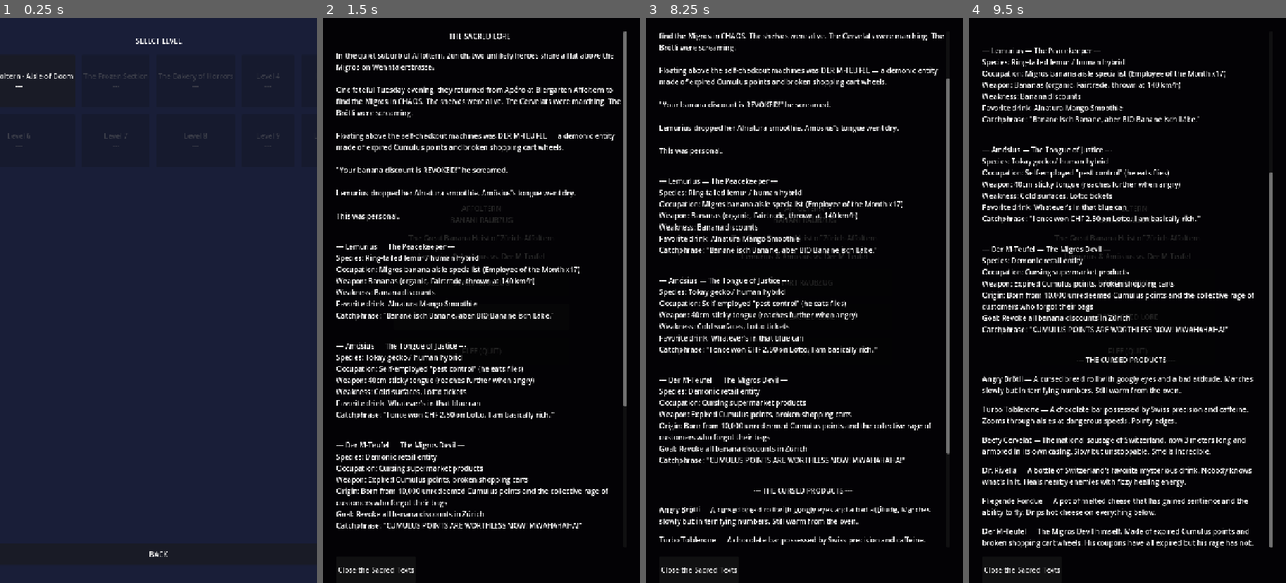
Above: before the commit, frames 1-4 (left to right).
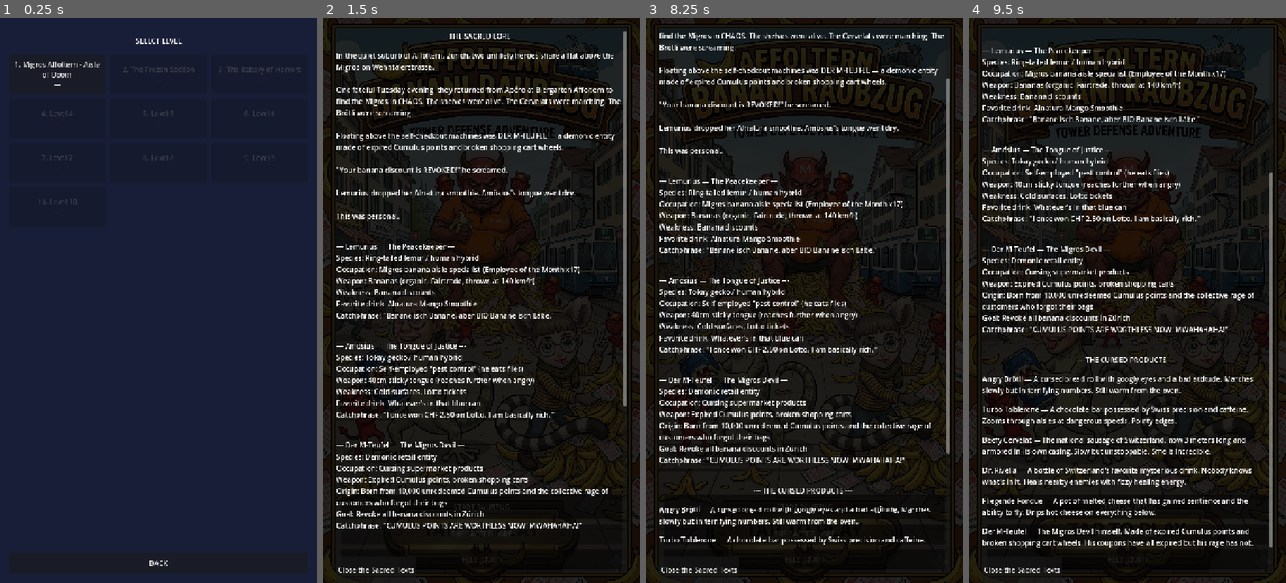
Above: after the commit, the same moments.

Repository: jgschobel/Tower-Defense-Game
Game: Godot game, scene res://scenes/ui/level_select.tscn
Same seed, same stepped clock (60 frames per second), same inputs: the game is played once before the commit and once after it. This scene is started directly instead of the project's main scene.
Inputs (mouse positions are in pixels of both pictures, inside the frame that each line leads up to):
- Up to frame 1 (0.25 s): no input
- Up to frame 2 (1.5 s): click "BACK" at 0.5 s; click "THE SACRED LORE" at 1.25 s
- Up to frame 3 (8.25 s): click "START RAUBZUG" at 2 s; click "START RAUBZUG" at 2.75 s; click "THE SACRED LORE" at 3.5 s; click "START RAUBZUG" at 4.25 s; click "THE SACRED LORE" at 5 s; tap Enter at 5.75, 7.25 s; move the mouse to (874, 272) at 5.77 s; click (874, 272) at 5.92 s; tap Space at 6.5, 8 s; drag from (741, 328) to (788, 413) at 6.52 s; move the mouse to (836, 176) at 7.27 s; click (836, 176) at 7.42 s; drag from (788, 413) to (709, 215) at 8.02 s
- Up to frame 4 (9.5 s): tap Enter at 8.75 s; move the mouse to (1222, 385) at 8.77 s; click (1222, 385) at 8.92 s

The runs differ from the first frame. In frame 1, 0.8% of the frame differs, in the area x 0-100%, y 7-97%; in frame 2, 35%; in frame 3, 35%, in the area x 0-100%, y 0-100%; in frame 4, 35%.

Commit message:
Start screen image, bigger enemies, fixed level select layout
- Main menu now shows the Affoltern Banani Raubzug artwork as background
- Buttons overlaid at bottom of the start screen
- Level select: 3 columns instead of 5, buttons expand to fill width
- Level names show with number prefix and text wrapping
- All enemies 2x bigger (scale_factor doubled)
- Hitbox radius increased to 30 for bigger enemies
- Health bar wider and higher above the food shapes
- Enemy name labels have black outline for readability

Co-Authored-By: Claude Opus 4.6 (1M context) <noreply@anthropic.com>

Diff:
--- a/resources/enemy_data/basic.tres
+++ b/resources/enemy_data/basic.tres
@@ -12,6 +12,6 @@
 armor = 0.0
 gold_reward = 10
 base_color = Color(0.85, 0.7, 0.45, 1)
-scale_factor = 1.0
+scale_factor = 2.0
 is_flying = false
 heals_nearby = false
--- a/resources/enemy_data/boss.tres
+++ b/resources/enemy_data/boss.tres
@@ -12,7 +12,7 @@
 armor = 10.0
 gold_reward = 200
 base_color = Color(0.9, 0.3, 0.0, 1)
-scale_factor = 2.0
+scale_factor = 3.0
 is_flying = false
 heals_nearby = false
 spawns_on_death = "basic"
--- a/resources/enemy_data/fast.tres
+++ b/resources/enemy_data/fast.tres
@@ -12,6 +12,6 @@
 armor = 0.0
 gold_reward = 15
 base_color = Color(0.55, 0.3, 0.15, 1)
-scale_factor = 0.8
+scale_factor = 1.8
 is_flying = false
 heals_nearby = false
--- a/resources/enemy_data/flying.tres
+++ b/resources/enemy_data/flying.tres
@@ -12,6 +12,6 @@
 armor = 0.0
 gold_reward = 20
 base_color = Color(1.0, 0.85, 0.3, 1)
-scale_factor = 0.9
+scale_factor = 2.0
 is_flying = true
 heals_nearby = false
--- a/resources/enemy_data/healer.tres
+++ b/resources/enemy_data/healer.tres
@@ -12,7 +12,7 @@
 armor = 0.0
 gold_reward = 25
 base_color = Color(0.9, 0.2, 0.2, 1)
-scale_factor = 1.0
+scale_factor = 2.0
 is_flying = false
 heals_nearby = true
 heal_amount = 8.0
--- a/resources/enemy_data/tank.tres
+++ b/resources/enemy_data/tank.tres
@@ -12,6 +12,6 @@
 armor = 5.0
 gold_reward = 30
 base_color = Color(0.75, 0.5, 0.4, 1)
-scale_factor = 1.5
+scale_factor = 2.5
 is_flying = false
 heals_nearby = false
--- a/scenes/enemies/base_enemy.tscn
+++ b/scenes/enemies/base_enemy.tscn
@@ -4,7 +4,7 @@
 [ext_resource type="Texture2D" path="res://icon.svg" id="2"]
 
 [sub_resource type="CircleShape2D" id="hitbox_shape"]
-radius = 18.0
+radius = 30.0
 
 [node name="BaseEnemy" type="PathFollow2D"]
 script = ExtResource("1")
@@ -16,10 +16,10 @@
 scale = Vector2(0.4, 0.4)
 
 [node name="HealthBar" type="ProgressBar" parent="."]
-offset_left = -20.0
-offset_top = -35.0
-offset_right = 20.0
-offset_bottom = -27.0
+offset_left = -30.0
+offset_top = -55.0
+offset_right = 30.0
+offset_bottom = -47.0
 max_value = 100.0
 value = 100.0
 show_percentage = false
--- a/scenes/ui/level_select.tscn
+++ b/scenes/ui/level_select.tscn
@@ -23,10 +23,10 @@
 anchors_preset = 15
 anchor_right = 1.0
 anchor_bottom = 1.0
-theme_override_constants/margin_left = 40
+theme_override_constants/margin_left = 20
 theme_override_constants/margin_top = 40
-theme_override_constants/margin_right = 40
-theme_override_constants/margin_bottom = 40
+theme_override_constants/margin_right = 20
+theme_override_constants/margin_bottom = 20
 
 [node name="VBoxContainer" type="VBoxContainer" parent="MarginContainer"]
 layout_mode = 2
@@ -40,9 +40,9 @@
 [node name="LevelGrid" type="GridContainer" parent="MarginContainer/VBoxContainer"]
 layout_mode = 2
 size_flags_vertical = 3
-columns = 5
-theme_override_constants/h_separation = 15
-theme_override_constants/v_separation = 15
+columns = 3
+theme_override_constants/h_separation = 10
+theme_override_constants/v_separation = 10
 
 [node name="BackButton" type="Button" parent="MarginContainer/VBoxContainer"]
 layout_mode = 2
--- a/scenes/ui/main_menu.tscn
+++ b/scenes/ui/main_menu.tscn
@@ -1,6 +1,7 @@
-[gd_scene load_steps=2 format=3]
+[gd_scene load_steps=3 format=3]
 
 [ext_resource type="Script" path="res://scripts/ui/main_menu.gd" id="1"]
+[ext_resource type="Texture2D" path="res://assets/textures/ui/start_screen.png" id="2"]
 
 [node name="MainMenu" type="Control"]
 layout_mode = 3
@@ -11,61 +12,42 @@
 grow_vertical = 2
 script = ExtResource("1")
 
-[node name="Background" type="ColorRect" parent="."]
+[node name="Background" type="TextureRect" parent="."]
 layout_mode = 1
 anchors_preset = 15
 anchor_right = 1.0
 anchor_bottom = 1.0
-color = Color(0.08, 0.06, 0.14, 1)
+texture = ExtResource("2")
+expand_mode = 1
+stretch_mode = 6
 
-[node name="VBoxContainer" type="VBoxContainer" parent="."]
+[node name="ButtonContainer" type="VBoxContainer" parent="."]
 layout_mode = 1
-anchors_preset = 8
-anchor_left = 0.5
-anchor_top = 0.5
-anchor_right = 0.5
-anchor_bottom = 0.5
-offset_left = -200.0
-offset_top = -220.0
-offset_right = 200.0
-offset_bottom = 220.0
-grow_horizontal = 2
-grow_vertical = 2
-theme_override_constants/separation = 18
+anchors_preset = 12
+anchor_top = 1.0
+anchor_right = 1.0
+anchor_bottom = 1.0
+offset_top = -200.0
+offset_left = 40.0
+offset_right = -40.0
+grow_vertical = 0
+theme_override_constants/separation = 12
 
-[node name="Title" type="Label" parent="VBoxContainer"]
+[node name="PlayButton" type="Button" parent="ButtonContainer"]
 layout_mode = 2
-text = "AFFOLTERN
-BANANI RAUBZUG"
-horizontal_alignment = 1
-vertical_alignment = 1
-
-[node name="Subtitle" type="Label" parent="VBoxContainer"]
-layout_mode = 2
-text = "The Great Banana Heist of Zürich-Affoltern"
-horizontal_alignment = 1
-autowrap_mode = 2
-
-[node name="Tagline" type="Label" parent="VBoxContainer"]
-layout_mode = 2
-text = "Lemurius & Amösius vs. Der M-Teufel"
-horizontal_alignment = 1
-
-[node name="PlayButton" type="Button" parent="VBoxContainer"]
-layout_mode = 2
-custom_minimum_size = Vector2(250, 60)
+custom_minimum_size = Vector2(0, 55)
 text = "START RAUBZUG"
 
-[node name="LoreButton" type="Button" parent="VBoxContainer"]
+[node name="LoreButton" type="Button" parent="ButtonContainer"]
 layout_mode = 2
-custom_minimum_size = Vector2(250, 60)
+custom_minimum_size = Vector2(0, 45)
 text = "THE SACRED LORE"
 
-[node name="QuitButton" type="Button" parent="VBoxContainer"]
+[node name="QuitButton" type="Button" parent="ButtonContainer"]
 layout_mode = 2
-custom_minimum_size = Vector2(250, 60)
+custom_minimum_size = Vector2(0, 45)
 text = "FLEE (QUIT)"
 
-[connection signal="pressed" from="VBoxContainer/PlayButton" to="." method="_on_play_button_pressed"]
-[connection signal="pressed" from="VBoxContainer/LoreButton" to="." method="_on_lore_button_pressed"]
-[connection signal="pressed" from="VBoxContainer/QuitButton" to="." method="_on_quit_button_pressed"]
+[connection signal="pressed" from="ButtonContainer/PlayButton" to="." method="_on_play_button_pressed"]
+[connection signal="pressed" from="ButtonContainer/LoreButton" to="." method="_on_lore_button_pressed"]
+[connection signal="pressed" from="ButtonContainer/QuitButton" to="." method="_on_quit_button_pressed"]
--- a/scripts/enemies/base_enemy.gd
+++ b/scripts/enemies/base_enemy.gd
@@ -162,10 +162,12 @@
 	if data:
 		var label := Label.new()
 		label.text = data.display_name
-		label.add_theme_font_size_override("font_size", 10)
+		label.add_theme_font_size_override("font_size", 11)
 		label.add_theme_color_override("font_color", Color.WHITE)
+		label.add_theme_color_override("font_outline_color", Color.BLACK)
+		label.add_theme_constant_override("outline_size", 3)
 		label.horizontal_alignment = HORIZONTAL_ALIGNMENT_CENTER
-		label.position = Vector2(-35, -45)
+		label.position = Vector2(-45, -65)
 		add_child(label)
 
 	queue_redraw()
--- a/scripts/ui/level_select.gd
+++ b/scripts/ui/level_select.gd
@@ -15,7 +15,8 @@
 
 	for i in range(1, GameManager.MAX_LEVELS + 1):
 		var btn := Button.new()
-		btn.custom_minimum_size = Vector2(120, 120)
+		btn.custom_minimum_size = Vector2(0, 90)
+		btn.size_flags_horizontal = Control.SIZE_EXPAND_FILL
 
 		var unlocked := i <= GameManager.levels_unlocked
 		var stars: int = 0
@@ -25,8 +26,9 @@
 			stars = GameManager.level_stars.get(str(i), 0)
 
 		var level_name := _get_level_name(i)
-		btn.text = "%s\n%s" % [level_name, _stars_text(stars)]
+		btn.text = "%d. %s\n%s" % [i, level_name, _stars_text(stars)]
 		btn.disabled = not unlocked
+		btn.autowrap_mode = TextServer.AUTOWRAP_WORD_SMART
 
 		if unlocked:
 			btn.pressed.connect(_on_level_pressed.bind(i))
Binary file changed: assets/textures/ui/start_screen.png
